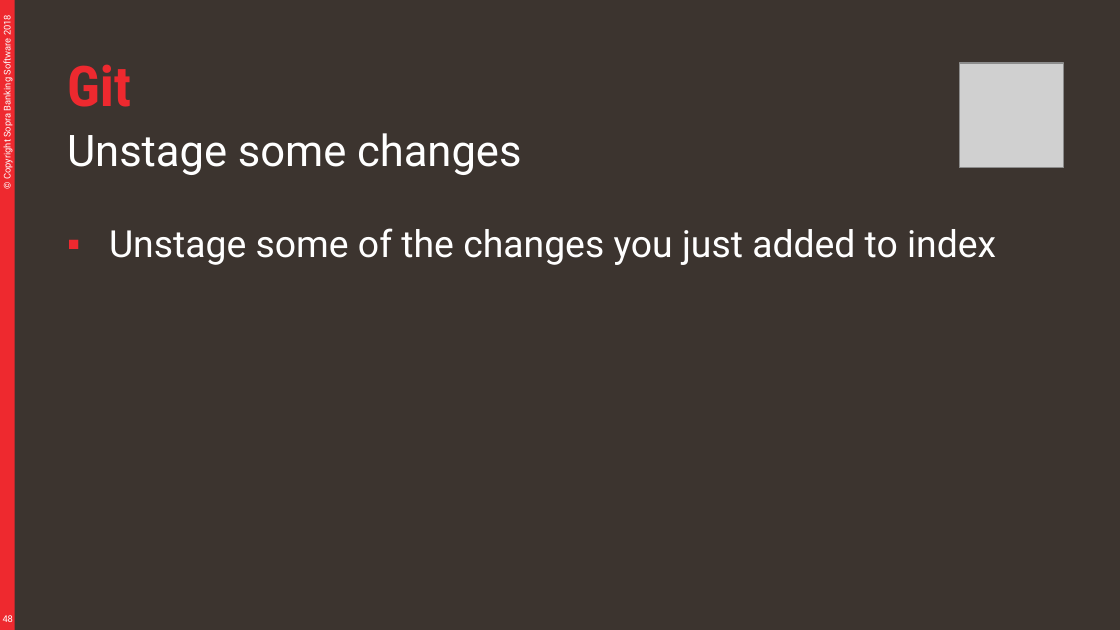
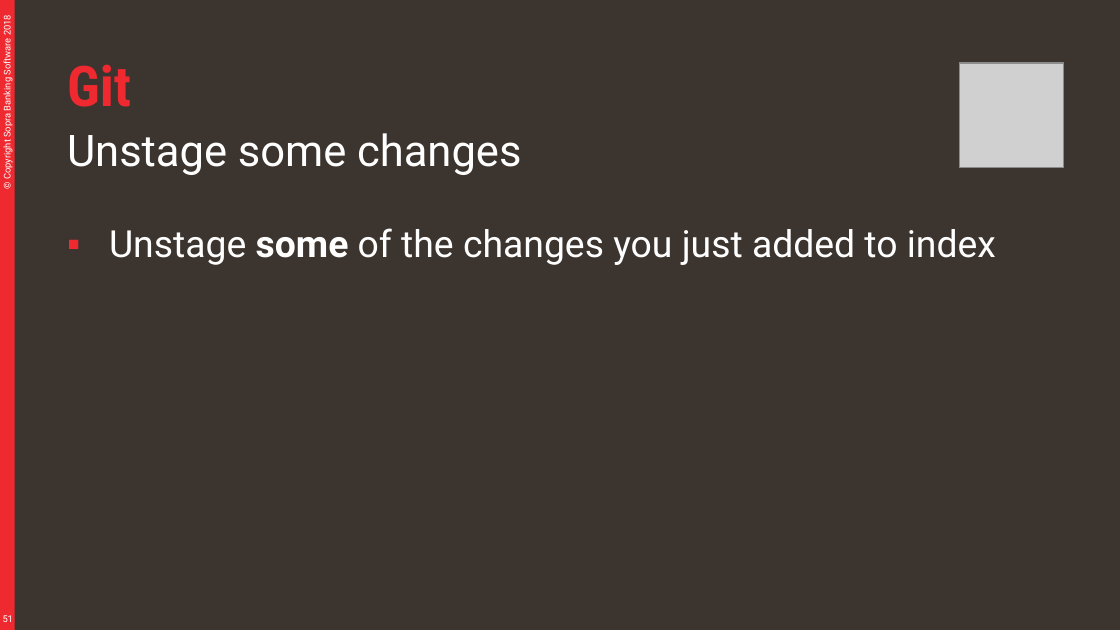
Before and after one commit to divesh979/murari, a slide deck: slide 51 of material/Git.pptx (slide 48 before the commit). Drawn at 1120x630 pixels with LibreOffice and Linux fonts; fonts in the diff are those of the drawing; grey boxes stand for pictures. Boxes give left, top, right and bottom in pixels: in the first picture for what was removed or moved away, otherwise in the second. Text is boxed around its words. In the diff, an @@ line names an element or a change of style, - is before the commit and + after.

```diff
--- a/material/Git.pptx
+++ b/material/Git.pptx
@@ text "Unstage some of the changes ..." at [109,228,996,265]: bold on in "some" @@
@@ page number at [3,615,13,622]: text changed @@
-48
+51
```
Also in this commit, not shown: 17 other slides changed, 3 slides added, 2 other files.
